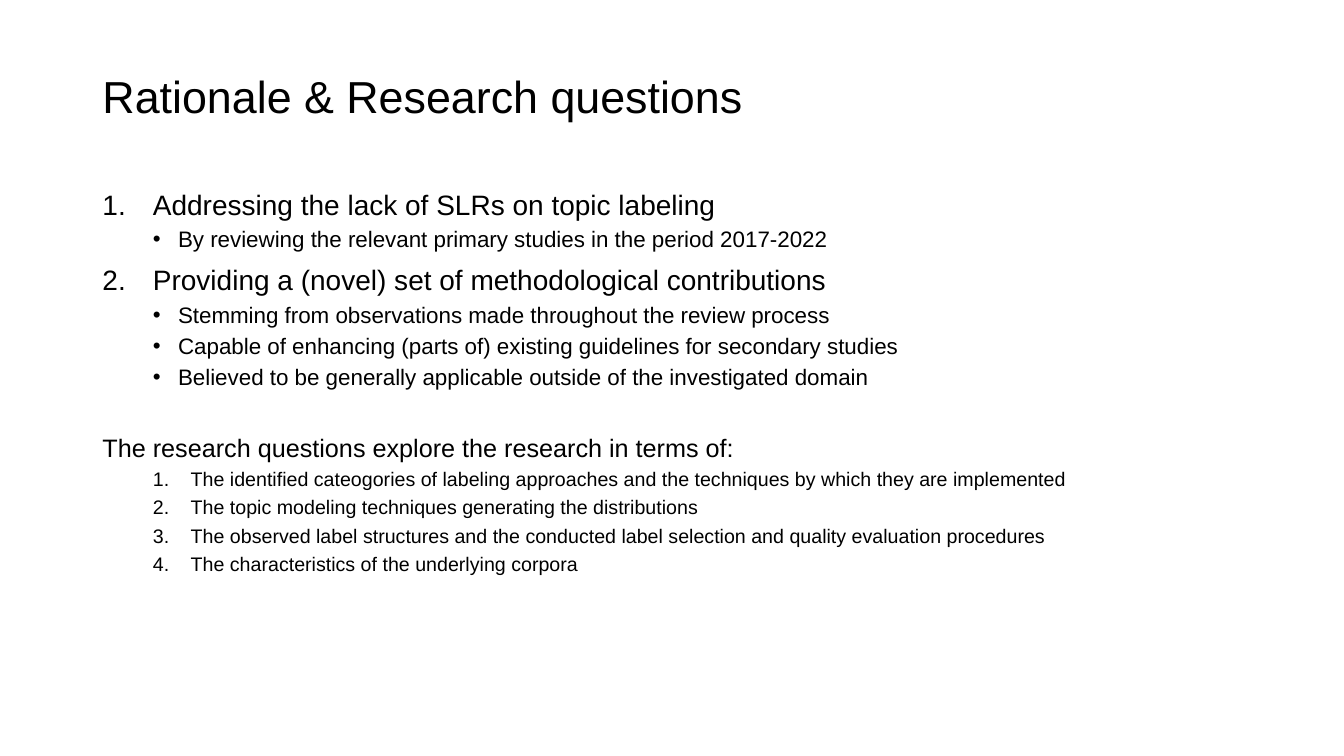
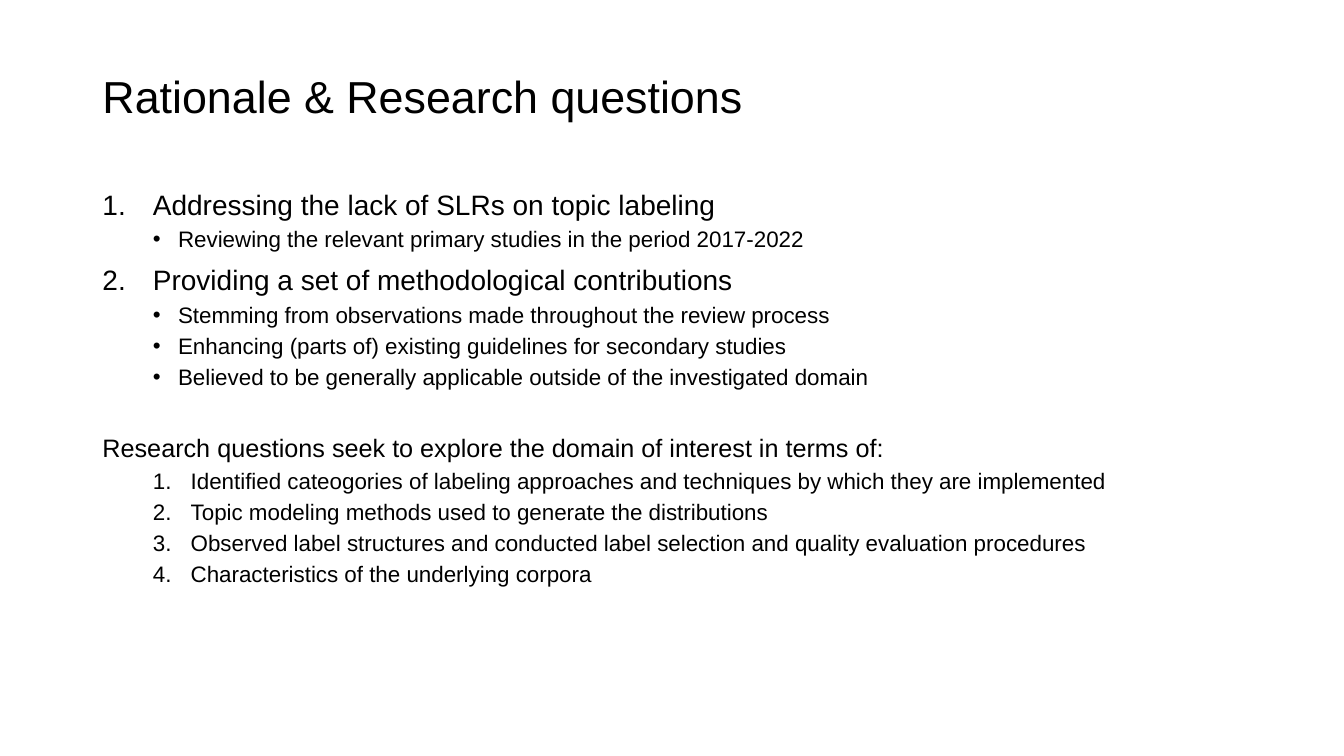
Before and after one commit to iberius96/Msc_Thesis, a slide deck: slide 2 of Backups/Presentation_Samuele_Ceol.pptx. Drawn at 1344x756 pixels with LibreOffice and Linux fonts; fonts in the diff are those of the drawing. Boxes give left, top, right and bottom in pixels: in the first picture for what was removed or moved away, otherwise in the second. Text is boxed around its words. In the diff, an @@ line names an element or a change of style, - is before the commit and + after.

```diff
--- a/Backups/Presentation_Samuele_Ceol.pptx
+++ b/Backups/Presentation_Samuele_Ceol.pptx
@@ text at bbox=[153, 230, 804, 296]: text changed @@
-  • By reviewing the relevant primary studies in the period 2017-2022
-2. Providing a (novel) set of methodological contributions
+  • Reviewing the relevant primary studies in the period 2017-2022
+2. Providing a set of methodological contributions
@@ text at bbox=[178, 337, 786, 359]: text changed @@
-  • Capable of enhancing (parts of) existing guidelines for secondary studies
+  • Enhancing (parts of) existing guidelines for secondary studies
@@ text at bbox=[102, 438, 1106, 587]: text changed; size 14 to 16 pt @@
-The research questions explore the research in terms of:
-  1. The identified cateogories of labeling approaches and the techniques by which they are implemented
-  2. The topic modeling techniques generating the distributions
-  3. The observed label structures and the conducted label selection and quality evaluation procedures
-  4. The characteristics of the underlying corpora
+Research questions seek to explore the domain of interest in terms of:
+  1. Identified cateogories of labeling approaches and techniques by which they are implemented
+  2. Topic modeling methods used to generate the distributions
+  3. Observed label structures and conducted label selection and quality evaluation procedures
+  4. Characteristics of the underlying corpora
```
Also in this commit, not shown: 7 other slides changed, 8 slides added, 2 slides removed, 1 other file.
